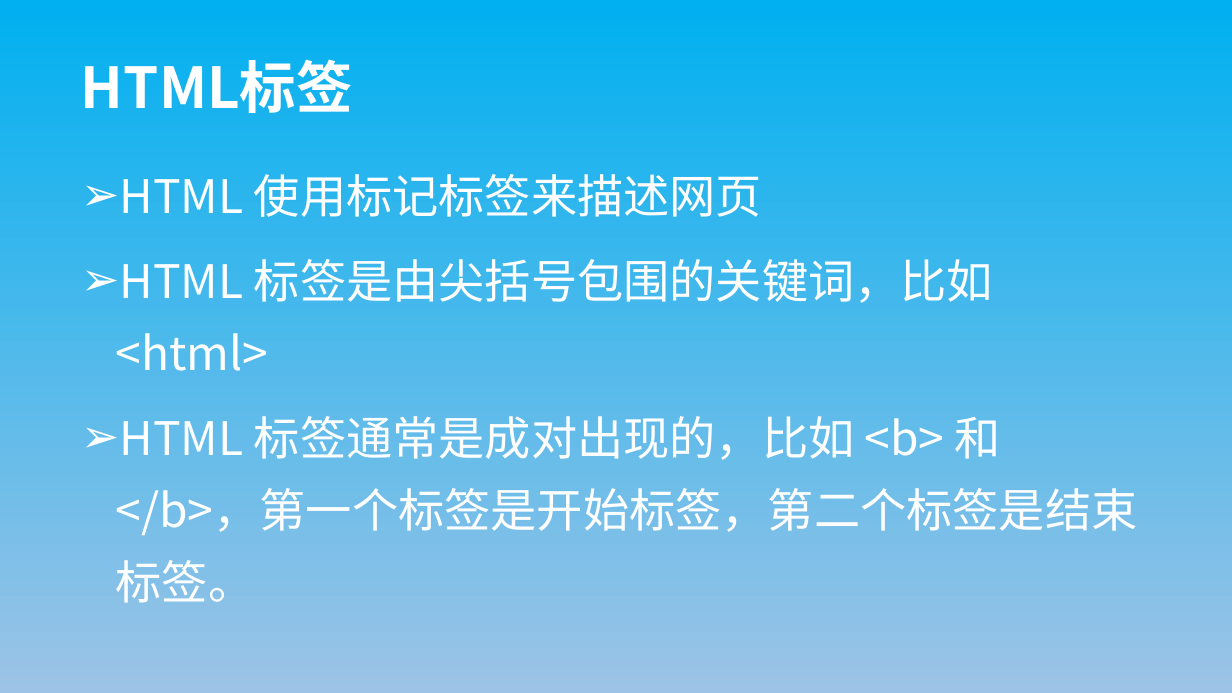
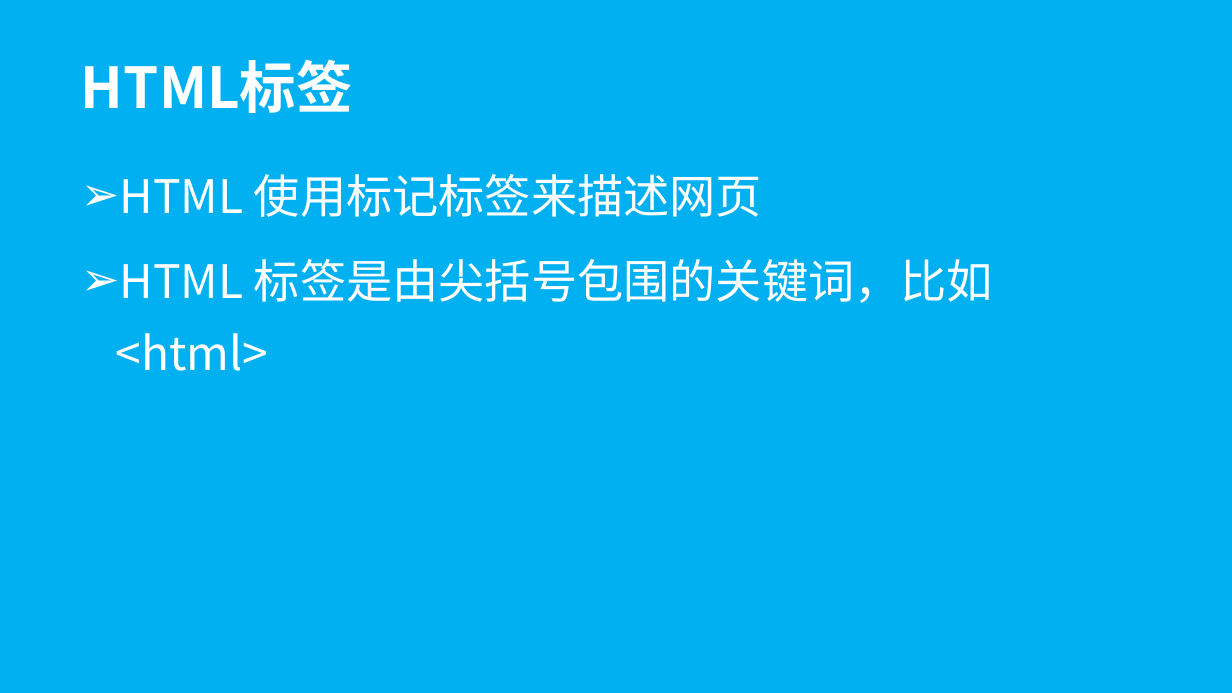
Before and after one commit to wugenshui/ppt, a slide deck: slide 4 of HTML_CSS/Html&CSS.pptx. Drawn at 1232x693 pixels with LibreOffice and Linux fonts; fonts in the diff are those of the drawing. Boxes give left, top, right and bottom in pixels: in the first picture for what was removed or moved away, otherwise in the second. Text is boxed around its words. In the diff, an @@ line names an element or a change of style, - is before the commit and + after.

Commit message:
html

```diff
--- a/HTML_CSS/Html&CSS.pptx
+++ b/HTML_CSS/Html&CSS.pptx
@@ background gradient #9DC3E6 to #00B0F0 to #00B0F0 @@
@@ subtitle at (116,416,1138,603): paragraph removed @@
-➢ HTML 标签通常是成对出现的，比如 <b> 和 </b>，第一个标签是开始标签，第二个标签是结束标签。
```
Also in this commit, not shown: 17 other slides changed, 2 slides added.
